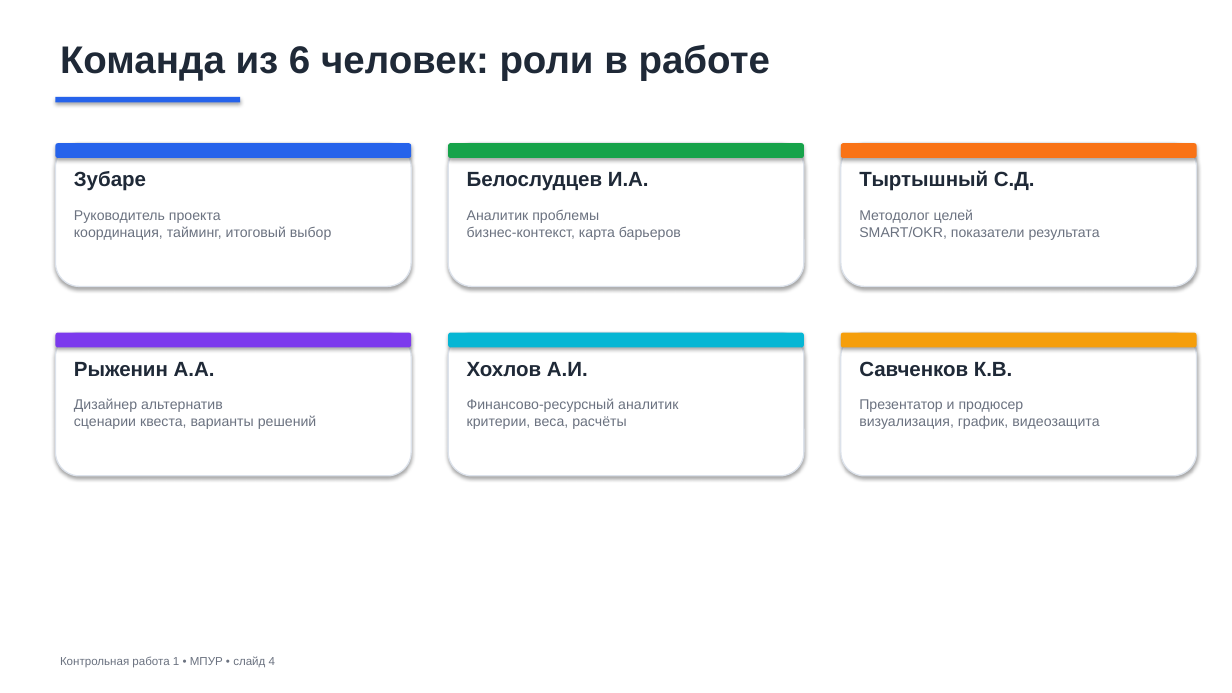
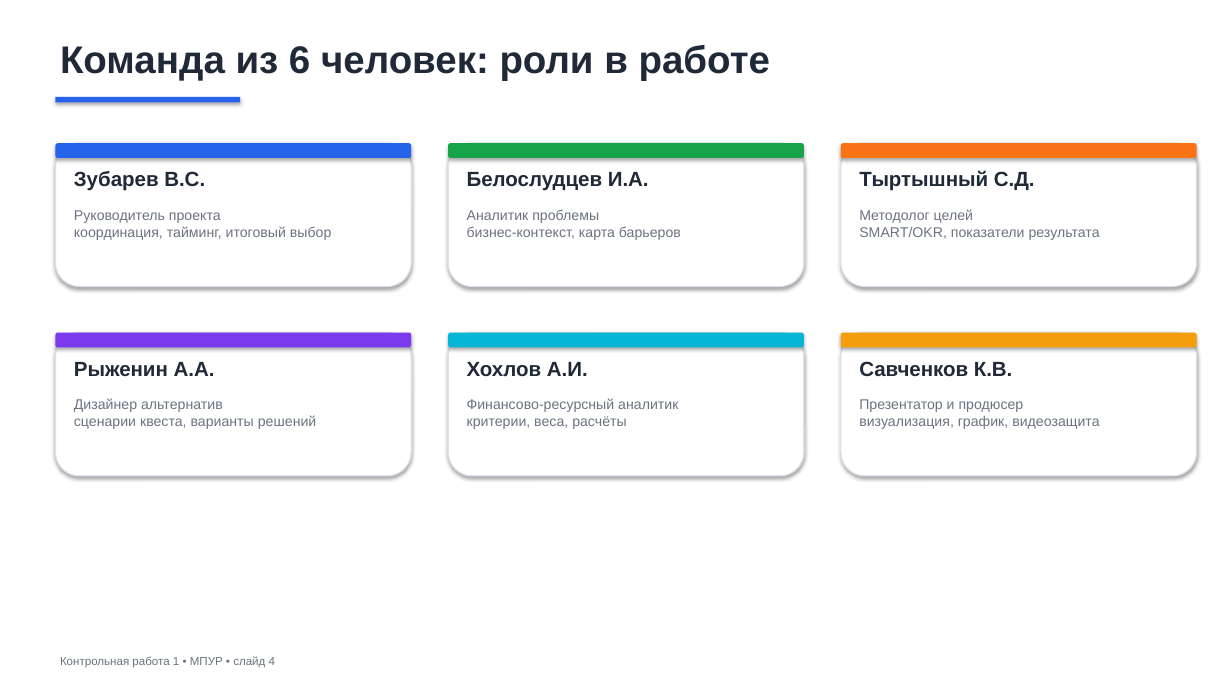
Before and after one commit to 2-H4RD/University, a slide deck: slide 4 of Методы принятия управленческих решений/Контрольная работа 1/КР1.pptx. Drawn at 1232x693 pixels with LibreOffice and Linux fonts; fonts in the diff are those of the drawing. Boxes give left, top, right and bottom in pixels: in the first picture for what was removed or moved away, otherwise in the second. Text is boxed around its words. In the diff, an @@ line names an element or a change of style, - is before the commit and + after.

```diff
--- a/Методы принятия управленческих решений/Контрольная работа 1/КР1.pptx
+++ b/Методы принятия управленческих решений/Контрольная работа 1/КР1.pptx
@@ text at (74,171,205,191): text changed @@
-Зубаре
+Зубарев В.С.
```
Also in this commit, not shown: 1 other slide changed, 1 other file.
